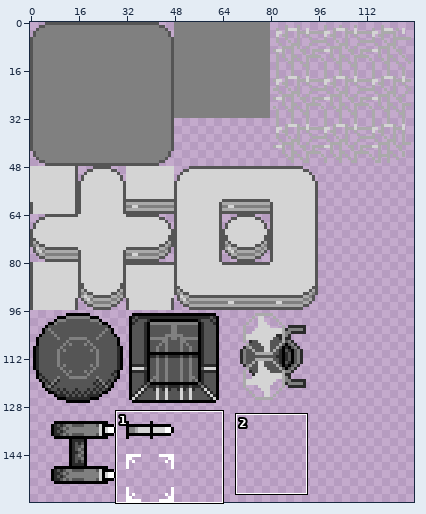
Two states of a pixel-art file, resource/image/tileset.ase. The first picture is a wide view before the edit; the outline marks the close-up.
Close-up. Before the edit:
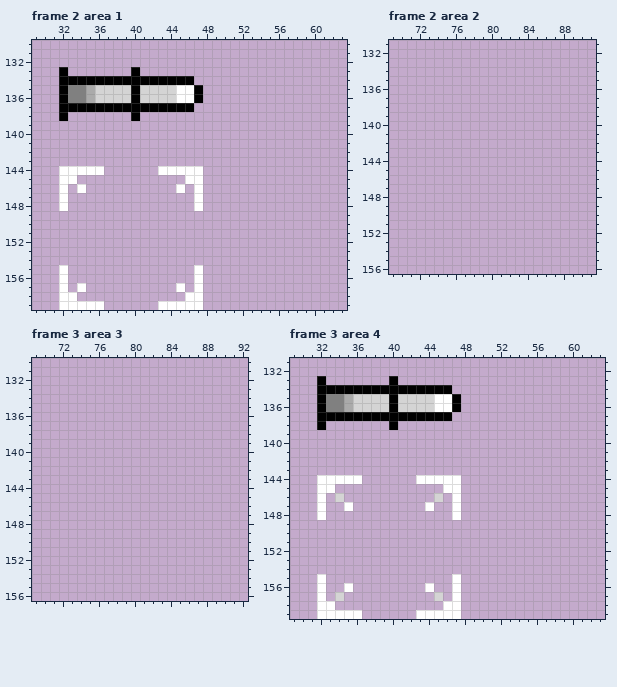
128x160 pixels, 8 frames. Shown: frame 2 area 1: x 29..63, y 130..159; frame 2 area 2: x 69..91, y 131..156; frame 3 area 3: x 69..92, y 130..156; frame 3 area 4: x 29..63, y 131..159. The commit also changed other frames or places, which this record leaves out.
Once edited:
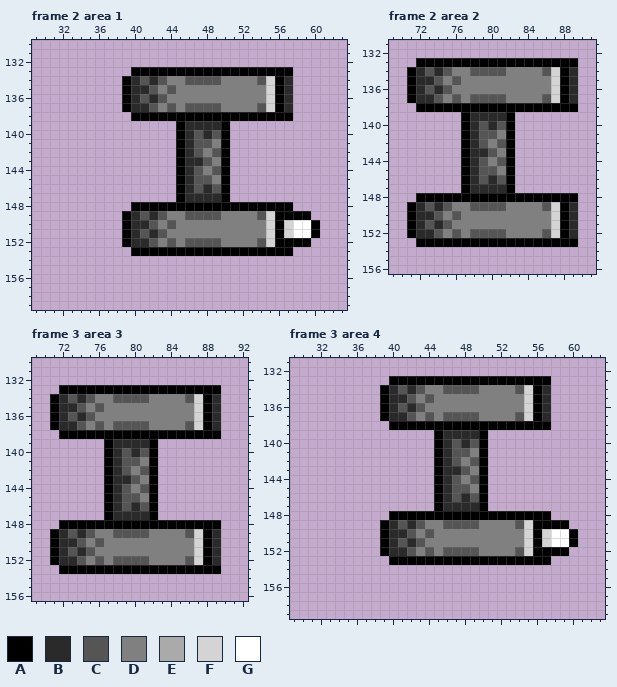
Palette (. is transparent): A #000000  B #2a2a2a  C #555555  D #808080  E #aaaaaa  F #d4d4d4  G #ffffff
Diff:
Frame 2 area 1, layer "base":
y 133: x 32 A -> .; x 41..57 ................. -> AAAAAAAAAAAAAAAAA
y 134: x 32..38 AAAAAAA -> .......; x 40..57 AAAAAAA........... -> BCBCDDCCCCDDDDCFAB
y 135: x 32..57 ADDEFFFFAFFFFGGA.......... -> .......ABBCDCDDDDDDDDDDFAB
y 136: x 32..57 ADDEFFFFAFFFFGGA.......... -> .......ABCBCDDDDDDDDDDDFAB
y 137: x 32..38 AAAAAAA -> .......; x 40..57 AAAAAAA........... -> BBCDCDCCCCDDDDCFAB
y 138: x 32 A -> .; x 41..57 ................. -> AAAAAAAAAAAAAAAAA
y 139: x 45..50 ...... -> ABBBBA
y 140: x 45..50 ...... -> ABCBCA
y 141: x 45..50 ...... -> ABCCDA
y 142: x 45..50 ...... -> ABCDCA
y 143: x 45..50 ...... -> ABBCDA
y 144: x 32..36 GGGGG -> .....; x 43..50 GGGGG... -> ..ABCDCA
y 145: x 32..33 GG -> ..; x 45..50 .GG... -> ABCCDA
y 146: x 32 G -> .; x 34 G -> .; x 45..50 G.G... -> ABCBCA
y 147: x 32 G -> .; x 45..50 ..G... -> ABBBBA
y 148: x 32 G -> .; x 40..57 .......G.......... -> AAAAAAAAAAAAAAAAAA
y 149: x 39..59 ..................... -> ABCBCDDCCCCDDDDCFAAAA
y 150: x 39..60 ...................... -> ABBCDCDDDDDDDDDDFAFGGA
y 151: x 39..60 ...................... -> ABCBCDDDDDDDDDDDFAFGGA
y 152: x 39..59 ..................... -> ABBCDCDCCCCDDDDCFAAAA
y 153: x 40..57 .................. -> AAAAAAAAAAAAAAAAAA
y 155..156: x 32 G -> .; x 47 G -> .
y 157: x 32 G -> .; x 34 G -> .; x 45 G -> .; x 47 G -> .
y 158: x 32..33 GG -> ..; x 46..47 GG -> ..
y 159: x 32..36 GGGGG -> .....; x 43..47 GGGGG -> .....
Frame 2 area 2, layer "base":
y 133: x 72..89 .................. -> AAAAAAAAAAAAAAAAAA
y 134: x 71..89 ................... -> ABCBCDDCCCCDDDDCFAB
y 135: x 71..89 ................... -> ABBCDCDDDDDDDDDDFAB
y 136: x 71..89 ................... -> ABCBCDDDDDDDDDDDFAB
y 137: x 71..89 ................... -> ABBCDCDCCCCDDDDCFAB
y 138: x 72..89 .................. -> AAAAAAAAAAAAAAAAAA
y 139: x 77..82 ...... -> ABBBBA
y 140: x 77..82 ...... -> ABCBCA
y 141: x 77..82 ...... -> ABCCDA
y 142: x 77..82 ...... -> ABCDCA
y 143: x 77..82 ...... -> ABBCDA
y 144: x 77..82 ...... -> ABCDCA
y 145: x 77..82 ...... -> ABCCDA
y 146: x 77..82 ...... -> ABCBCA
y 147: x 77..82 ...... -> ABBBBA
y 148: x 72..89 .................. -> AAAAAAAAAAAAAAAAAA
y 149: x 71..89 ................... -> ABCBCDDCCCCDDDDCFAB
y 150: x 71..89 ................... -> ABBCDCDDDDDDDDDDFAB
y 151: x 71..89 ................... -> ABCBCDDDDDDDDDDDFAB
y 152: x 71..89 ................... -> ABBCDCDCCCCDDDDCFAB
y 153: x 72..89 .................. -> AAAAAAAAAAAAAAAAAA
Frame 3 area 3, layer "base": the same change as frame 2 area 2
Frame 3 area 4, layer "base":
y 133: x 32 A -> .; x 41..57 ................. -> AAAAAAAAAAAAAAAAA
y 134: x 32..38 AAAAAAA -> .......; x 40..57 AAAAAAA........... -> BCBCDDCCCCDDDDCFAB
y 135: x 32..57 ADDEFFFFAFFFFGGA.......... -> .......ABBCDCDDDDDDDDDDFAB
y 136: x 32..57 ADDEFFFFAFFFFGGA.......... -> .......ABCBCDDDDDDDDDDDFAB
y 137: x 32..38 AAAAAAA -> .......; x 40..57 AAAAAAA........... -> BBCDCDCCCCDDDDCFAB
y 138: x 32 A -> .; x 41..57 ................. -> AAAAAAAAAAAAAAAAA
y 139: x 45..50 ...... -> ABBBBA
y 140: x 45..50 ...... -> ABCBCA
y 141: x 45..50 ...... -> ABCCDA
y 142: x 45..50 ...... -> ABCDCA
y 143: x 45..50 ...... -> ABBCDA
y 144: x 32..36 GGGGG -> .....; x 43..50 GGGGG... -> ..ABCDCA
y 145: x 32..33 GG -> ..; x 45..50 .GG... -> ABCCDA
y 146: x 32 G -> .; x 34 F -> .; x 45..50 F.G... -> ABCBCA
y 147: x 32 G -> .; x 35 G -> .; x 44..50 G..G... -> .ABBBBA
y 148: x 32 G -> .; x 40..57 .......G.......... -> AAAAAAAAAAAAAAAAAA
y 149: x 39..59 ..................... -> ABCBCDDCCCCDDDDCFAAAA
y 150: x 39..60 ...................... -> ABBCDCDDDDDDDDDDFAFGGA
y 151: x 39..60 ...................... -> ABCBCDDDDDDDDDDDFAFGGA
y 152: x 39..59 ..................... -> ABBCDCDCCCCDDDDCFAAAA
y 153: x 40..57 .................. -> AAAAAAAAAAAAAAAAAA
y 155: x 32 G -> .; x 47 G -> .
y 156: x 32 G -> .; x 35 G -> .; x 44 G -> .; x 47 G -> .
y 157: x 32 G -> .; x 34 F -> .; x 45 F -> .; x 47 G -> .
y 158: x 32..33 GG -> ..; x 46..47 GG -> ..
y 159: x 32..36 GGGGG -> .....; x 43..47 GGGGG -> .....
Where, in picture pixels (left, top, right, bottom), the same in both close-ups:
changed: (59, 67, 320, 310)
added: (407, 58, 578, 247)
added: (50, 385, 221, 574)
changed: (317, 376, 578, 619)
